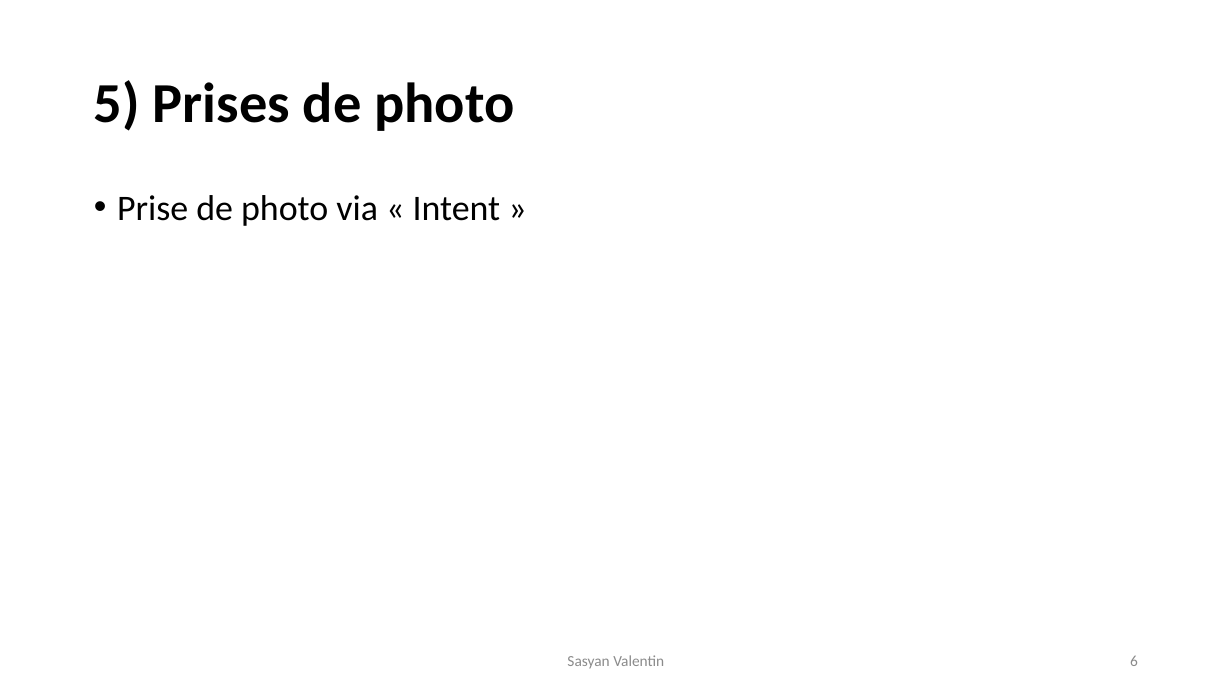
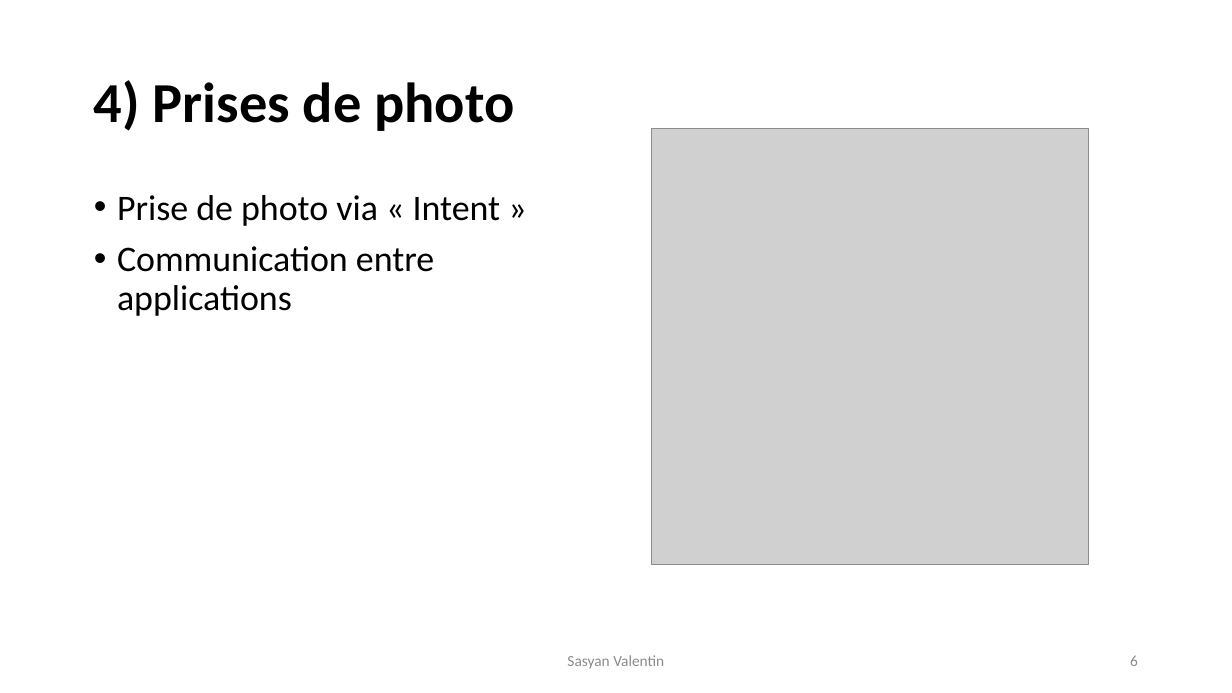
Before and after one commit to VSasyan/AndroidENSG, a slide deck: slide 6 of plan_du_cours.pptx. Drawn at 1232x693 pixels with LibreOffice and Linux fonts; fonts in the diff are those of the drawing; grey boxes stand for pictures. Boxes give left, top, right and bottom in pixels: in the first picture for what was removed or moved away, otherwise in the second. Text is boxed around its words. In the diff, an @@ line names an element or a change of style, - is before the commit and + after.

```diff
--- a/plan_du_cours.pptx
+++ b/plan_du_cours.pptx
@@ title at [94, 80, 514, 131]: text changed @@
-5) Prises de photo
+4) Prises de photo
@@ picture added at [652, 128, 1088, 565] @@
@@ text at [117, 246, 434, 316]: paragraph added @@
+• Communication entre applications
```
Also in this commit, not shown: 5 other slides changed, 1 slide added, 16 other files.
